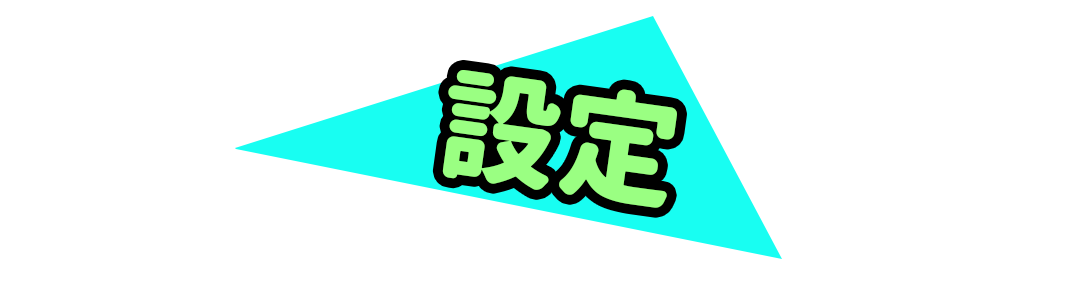
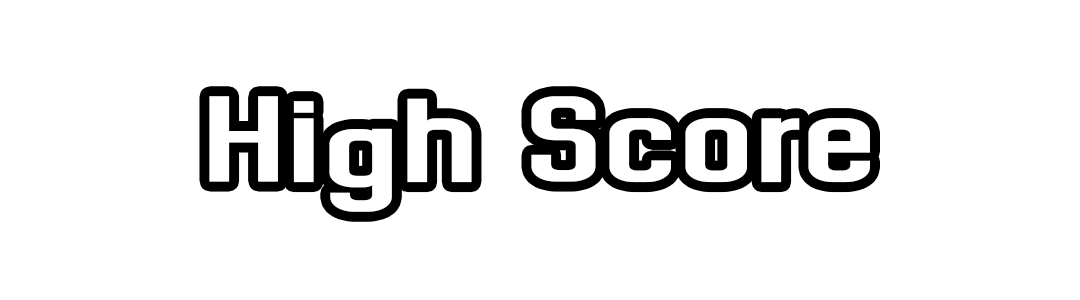
Two versions of the same layered image (1080x300). Layer-by-layer changes:
showed group "Titles" (8 layers) over left=199, top=59, right=880, bottom=219
added layer "High Score" in group "Titles" over left=209, top=96, right=870, bottom=212
hid group "Settings" (2nd of 5) (9 layers) over left=199, top=16, right=880, bottom=259
